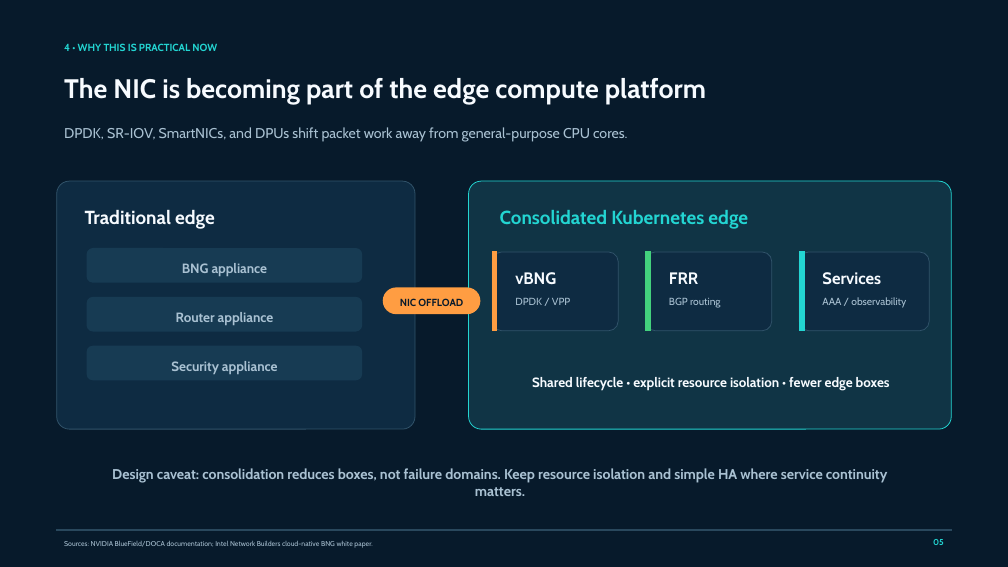
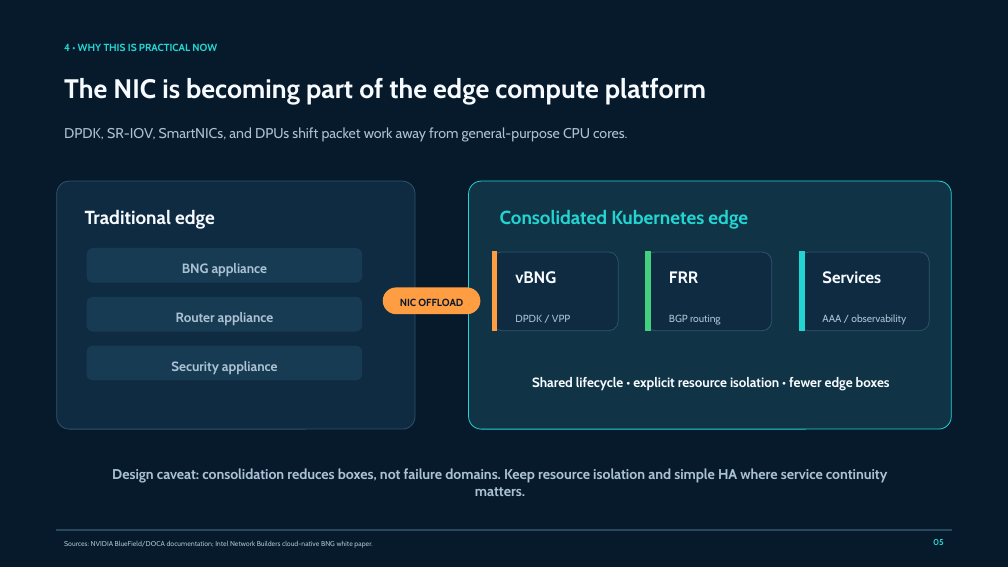
Before and after one commit to infinitydon/cloud-native-vbng-edge-lab, a slide deck: slide 5 of presentation/cloud-native-vbng-edge.pptx. Drawn at 1008x567 pixels with LibreOffice and Linux fonts; fonts in the diff are those of the drawing. Boxes give left, top, right and bottom in pixels: in the first picture for what was removed or moved away, otherwise in the second. Text is boxed around its words. In the diff, an @@ line names an element or a change of style, - is before the commit and + after.

```diff
--- a/presentation/cloud-native-vbng-edge.pptx
+++ b/presentation/cloud-native-vbng-edge.pptx
@@ text "DPDK / VPP": place and size @@
-text "DPDK / VPP" at bbox=[515, 298, 570, 305]
+text "DPDK / VPP" at bbox=[515, 315, 570, 322]
@@ text "BGP routing": place and size @@
-text "BGP routing" at bbox=[669, 298, 721, 308]
+text "BGP routing" at bbox=[669, 315, 721, 325]
@@ text "AAA / observability": place and size @@
-text "AAA / observability" at bbox=[822, 297, 906, 308]
+text "AAA / observability" at bbox=[822, 314, 906, 325]
```
Also in this commit, not shown: 3 other slides changed.
